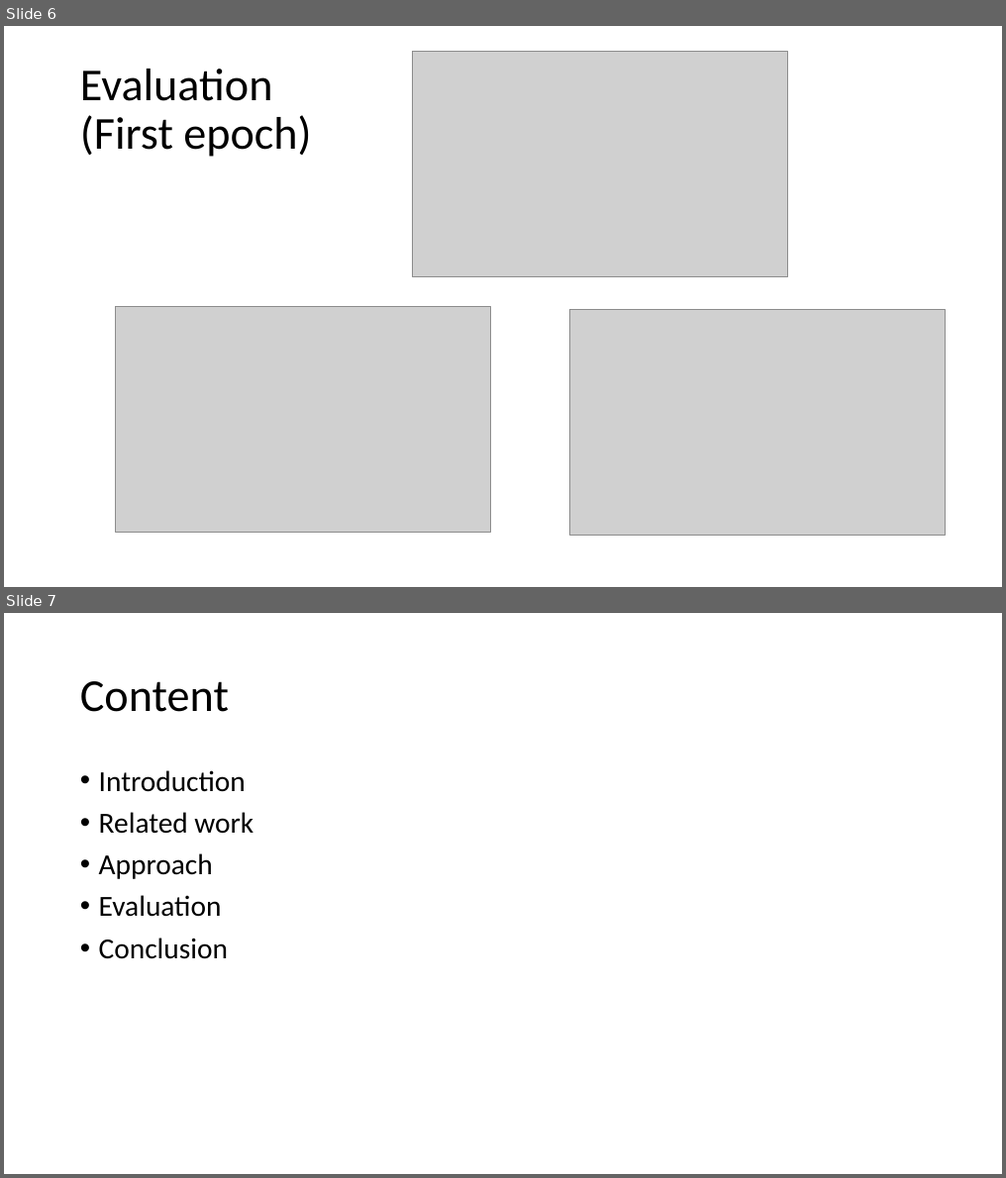
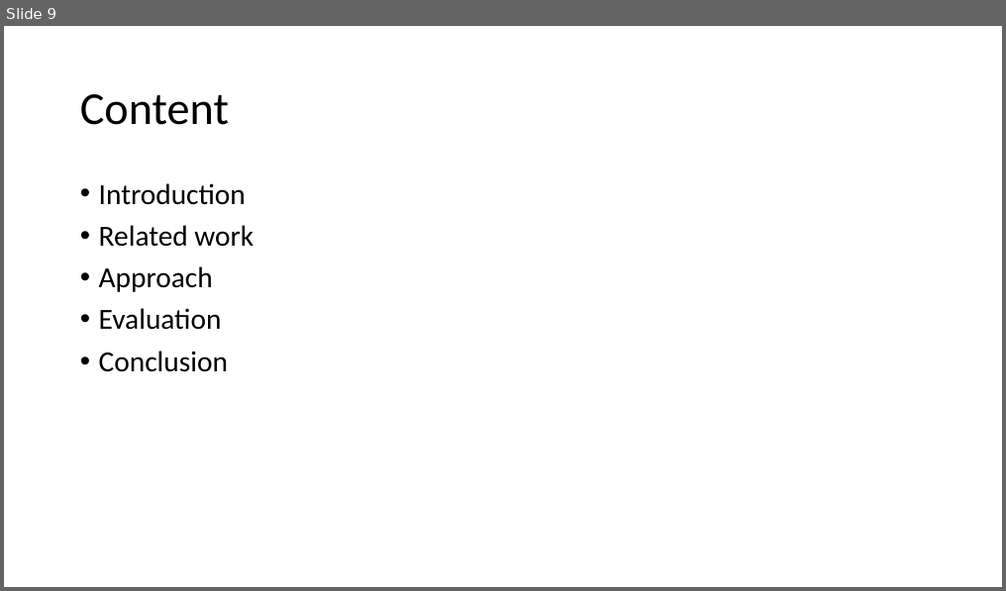
Before and after one commit to bitzj2015/EE599-Final-Project, a slide deck: doc/599-final-project.pptx. Shown one above the other, each under a label of ours: slides 6 and 7 before the commit, slide 9 after it. The pictures are 1006x1178 and 1006x591 pixels, drawn with LibreOffice and Linux fonts; fonts in the diff are those of the drawing; grey boxes stand for pictures. Boxes give left, top, right and bottom in pixels: in the first picture for what was removed or moved away, otherwise in the second. Text is boxed around its words. In the diff, an @@ line names an element or a change of style, - is before the commit and + after.

```diff
--- a/doc/599-final-project.pptx
+++ b/doc/599-final-project.pptx
@@ slide 6 removed at <box>4,26,1002,587</box>, background #FFFFFF @@
@@ picture removed at <box>413,52,788,276</box> @@
@@ title removed at <box>80,69,311,157</box> @@
-Evaluation
-(First epoch)
@@ picture removed at <box>115,307,490,532</box> @@
@@ picture removed at <box>569,310,944,535</box> @@
@@ what was slide 7 is now slide 9 @@
```
Also in this commit, not shown: 3 slides changed, 3 slides added, 4 other files.
